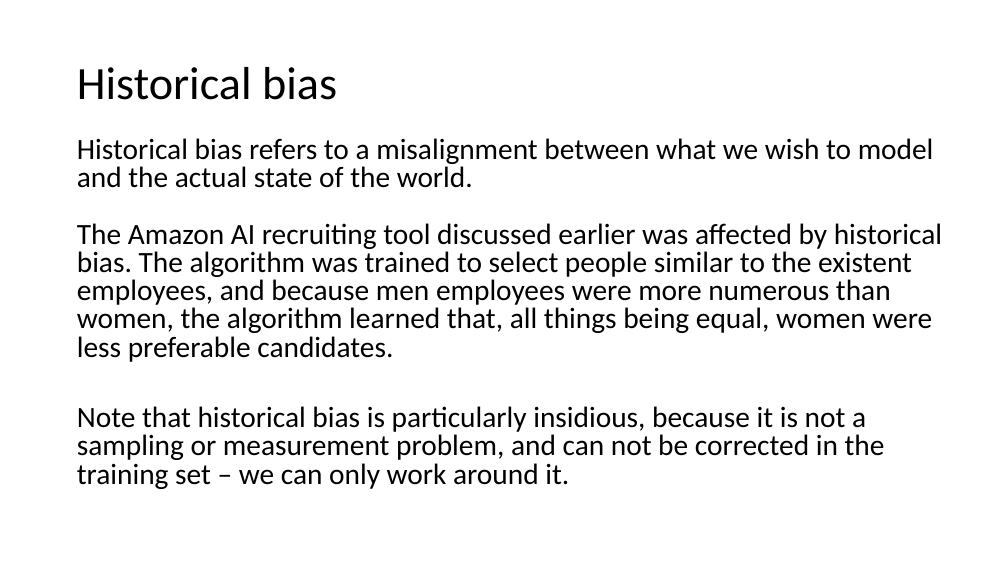
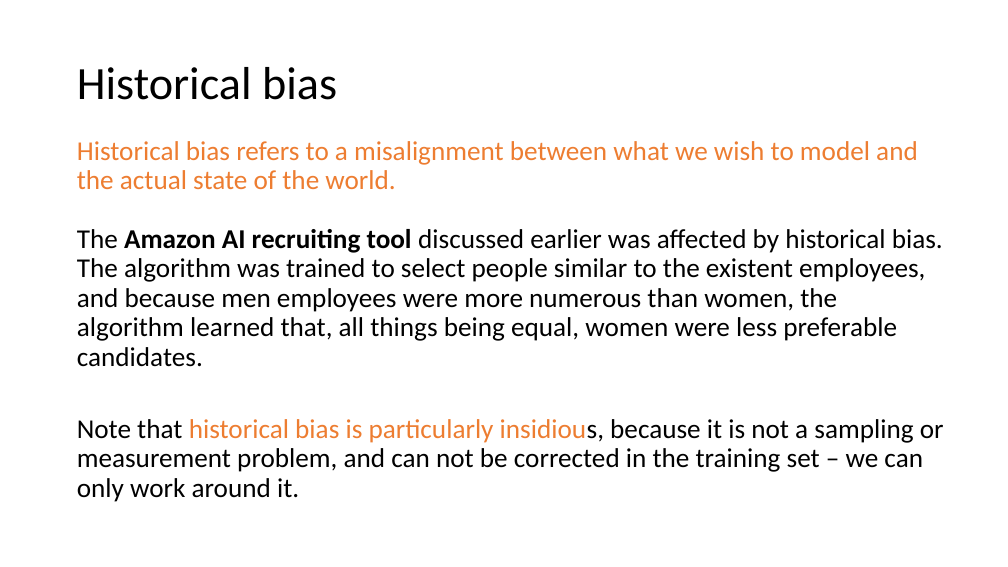
Before and after one commit to UBC-CS/cpsc330-2025W2, a slide deck: slide 14 of lectures/Giulia/23_AIcsCoreFairness.pptx (slide 13 before the commit). Drawn at 1008x567 pixels with LibreOffice and Linux fonts; fonts in the diff are those of the drawing. Boxes give left, top, right and bottom in pixels: in the first picture for what was removed or moved away, otherwise in the second. Text is boxed around its words. In the diff, an @@ line names an element or a change of style, - is before the commit and + after.

```diff
--- a/lectures/Giulia/23_AIcsCoreFairness.pptx
+++ b/lectures/Giulia/23_AIcsCoreFairness.pptx
@@ text "Historical bias refers to a ..." at <box>77,141,944,502</box>: size 28 to 25.9 pt; text colour #000000 to #ED7D31 in "Historical bias refers to a misalignment between ...", "historical bias is particularly insidious,"; bold on in "Amazon AI recruiting tool"; line spacing 0.8 to 0.9 @@
```
Also in this commit, not shown: 6 other slides changed, 1 slide added, 3 other files.
